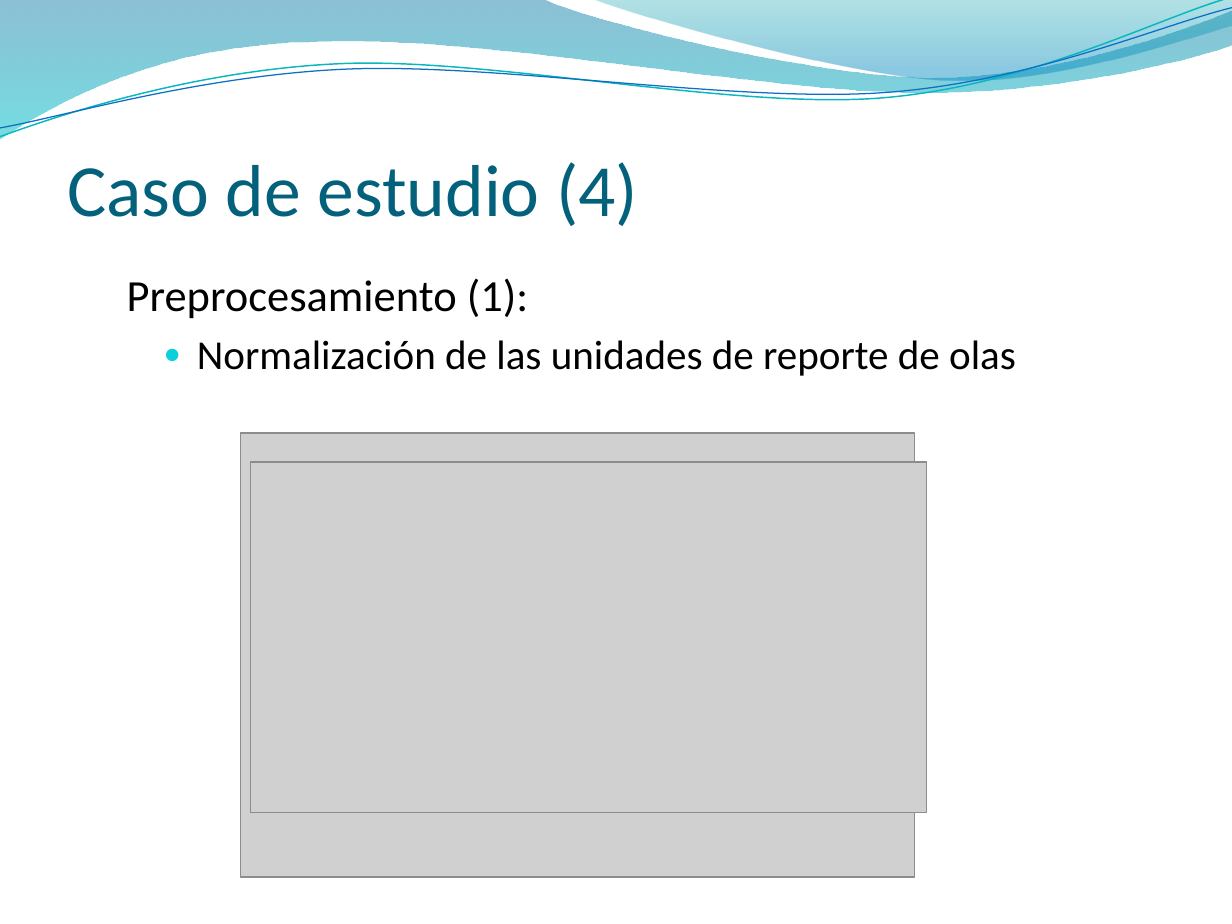
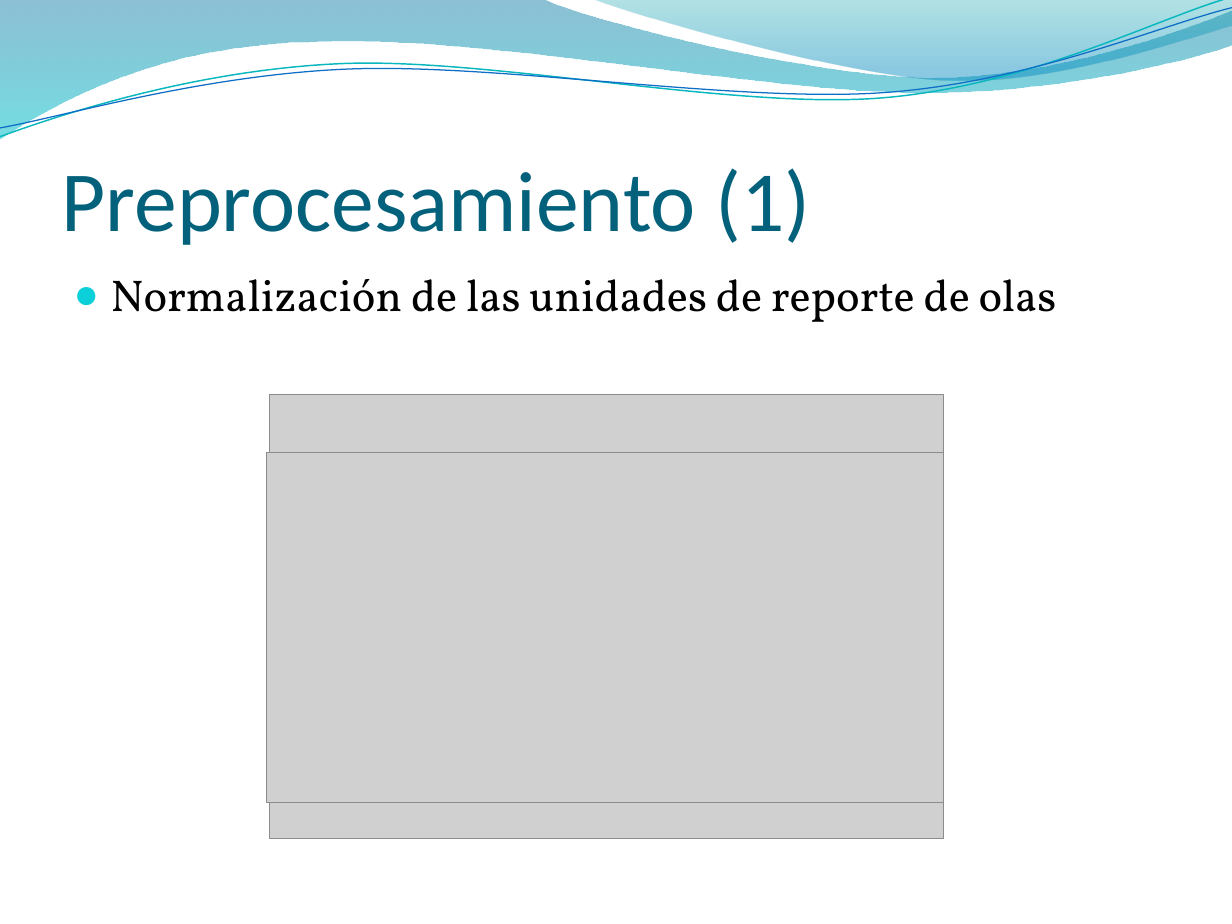
Before and after one commit to jaffadog/neuralito, a slide deck: slide 27 of neuralito/ArfGen/docs/Entregas/Informe Final/presentacion/esteban2.pptx (slide 26 before the commit). Drawn at 1232x924 pixels with LibreOffice and Linux fonts; fonts in the diff are those of the drawing; grey boxes stand for pictures; background and template pictures are left out. Boxes give left, top, right and bottom in pixels: in the first picture for what was removed or moved away, otherwise in the second. Text is boxed around its words. In the diff, an @@ line names an element or a change of style, - is before the commit and + after.

```diff
--- a/neuralito/ArfGen/docs/Entregas/Informe Final/presentacion/esteban2.pptx
+++ b/neuralito/ArfGen/docs/Entregas/Informe Final/presentacion/esteban2.pptx
@@ title added at bbox=[62, 168, 810, 245], 50 pt, text #04617B @@
+Preprocesamiento (1)
@@ title removed at bbox=[67, 162, 638, 226] @@
-Caso de estudio (4)
@@ text "Normalización de las unidades de ..." at bbox=[111, 279, 1057, 322]: size 24 to 26 pt, font Calibri to Vollkorn; list level 3 to 1 in "Normalización de las unidades de ..." @@
@@ text at bbox=[127, 278, 528, 319]: paragraph removed @@
-  Preprocesamiento (1):
@@ picture: place and size @@
-picture at bbox=[240, 434, 914, 877]
+picture at bbox=[270, 394, 944, 838]
@@ picture: place and size @@
-picture at bbox=[250, 462, 926, 812]
+picture at bbox=[267, 452, 944, 802]
```
Also in this commit, not shown: 21 other slides changed, 3 slides added, 1 slide removed.
